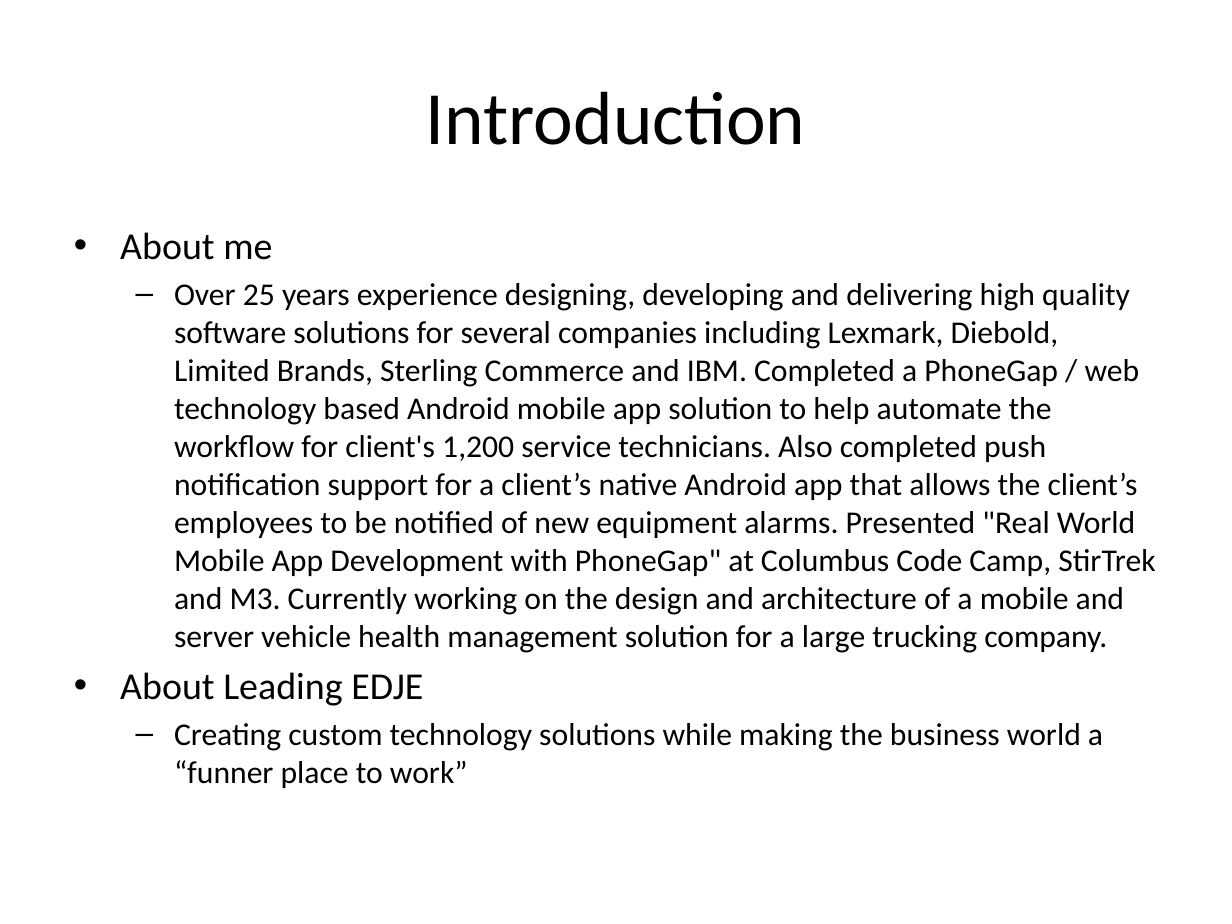
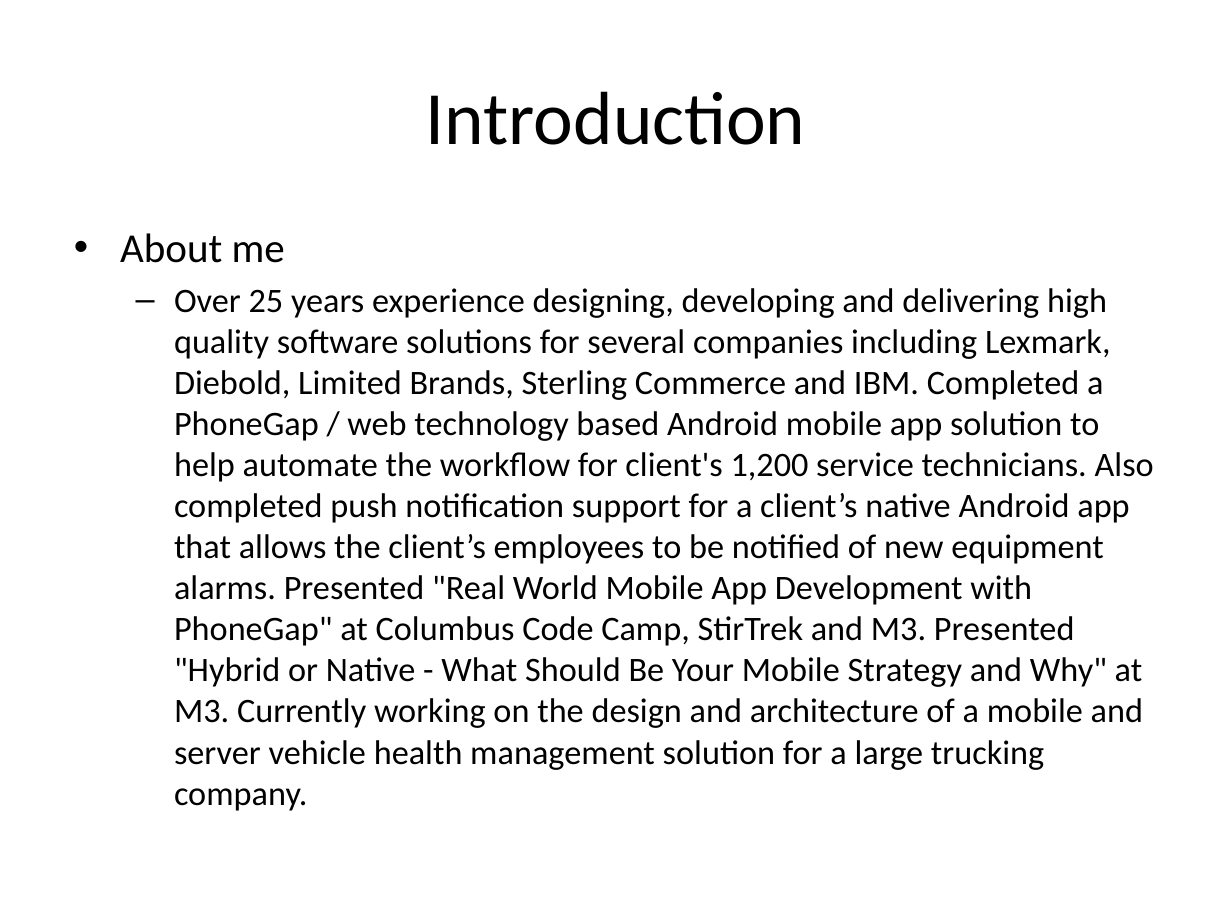
Before and after one commit to LeadingEDJE/MobilePushNotification, a slide deck: slide 3 of Implementing Push Notification in Android.pptx. Drawn at 1232x924 pixels with LibreOffice and Linux fonts; fonts in the diff are those of the drawing; background and template pictures are left out. Boxes give left, top, right and bottom in pixels: in the first picture for what was removed or moved away, otherwise in the second. Text is boxed around its words. In the diff, an @@ line names an element or a change of style, - is before the commit and + after.

```diff
--- a/Implementing Push Notification in Android.pptx
+++ b/Implementing Push Notification in Android.pptx
@@ text at (120,233,285,263): size 22.2 to 24 pt in "About me" @@
@@ text at (174,288,1154,811): text changed; size 18.5 to 20 pt @@
-  – Over 25 years experience designing, developing and delivering high quality software solutions for several companies including Lexmark, Diebold, Limited Brands, Sterling Commerce and IBM. Completed a PhoneGap / web technology based Android mobile app solution to help automate the workflow for client's 1,200 service technicians. Also completed push notification support for a client’s native Android app that allows the client’s employees to be notified of new equipment alarms. Presented "Real World Mobile App Development with PhoneGap" at Columbus Code Camp, StirTrek and M3. Currently working on the design and architecture of a mobile and server vehicle health management solution for a large trucking company.
-• About Leading EDJE
-  – Creating custom technology solutions while making the business world a “funner place to work”
+  – Over 25 years experience designing, developing and delivering high quality software solutions for several companies including Lexmark, Diebold, Limited Brands, Sterling Commerce and IBM. Completed a PhoneGap / web technology based Android mobile app solution to help automate the workflow for client's 1,200 service technicians. Also completed push notification support for a client’s native Android app that allows the client’s employees to be notified of new equipment alarms. Presented "Real World Mobile App Development with PhoneGap" at Columbus Code Camp, StirTrek and M3. Presented "Hybrid or Native - What Should Be Your Mobile Strategy and Why" at M3. Currently working on the design and architecture of a mobile and server vehicle health management solution for a large trucking company.
```
Also in this commit, not shown: 2 other slides changed, 1 slide added, 4 other files.
